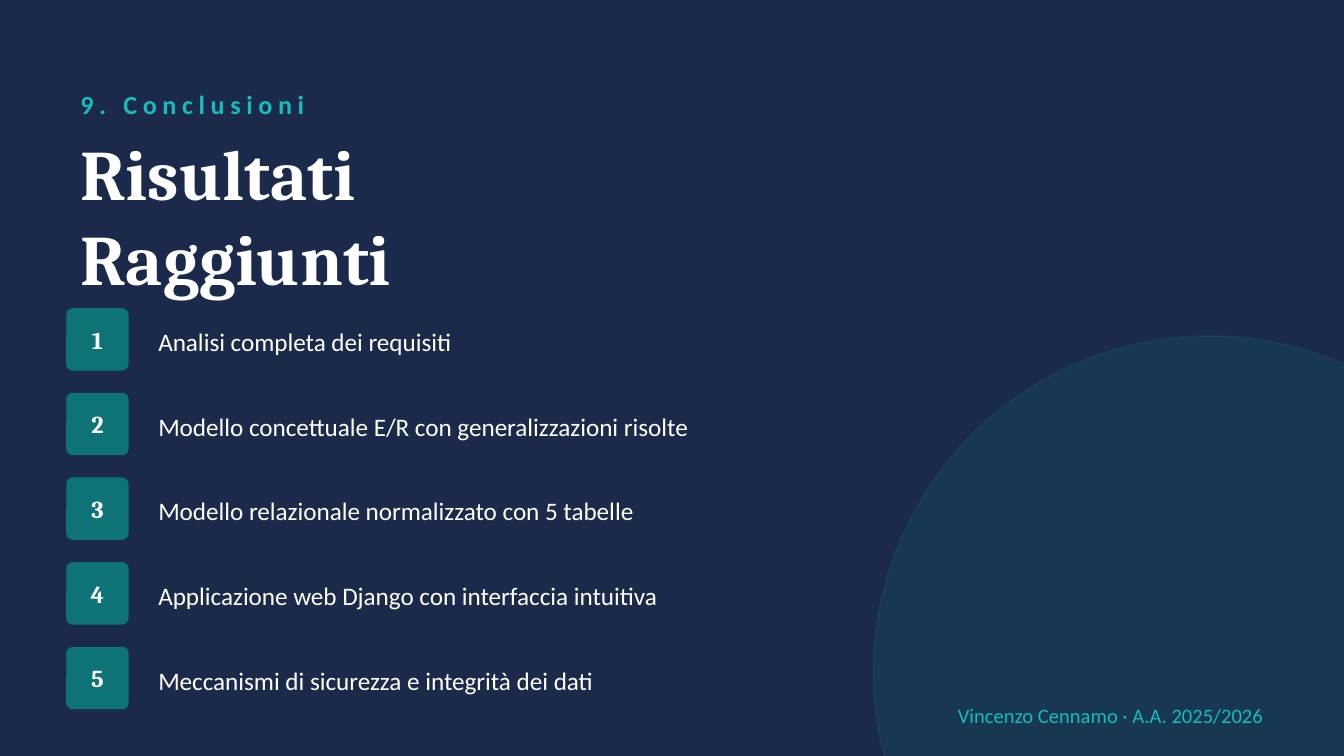
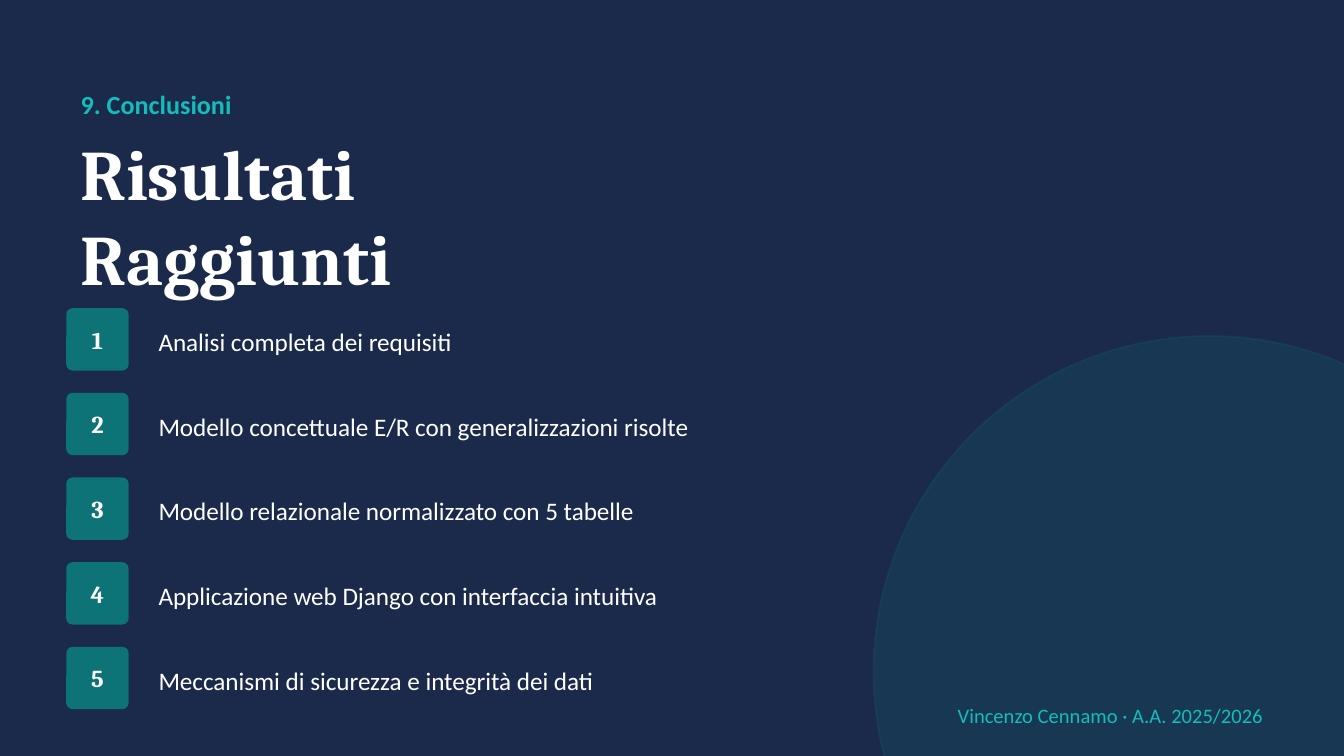
Before and after one commit to vincenzocennamo1/Progetto_Basi_dati_Noleggio, a slide deck: slide 14 of Noleggio_Veicoli_DB.pptx. Drawn at 1344x756 pixels with LibreOffice and Linux fonts; fonts in the diff are those of the drawing. Boxes give left, top, right and bottom in pixels: in the first picture for what was removed or moved away, otherwise in the second. Text is boxed around its words. In the diff, an @@ line names an element or a change of style, - is before the commit and + after.

```diff
--- a/Noleggio_Veicoli_DB.pptx
+++ b/Noleggio_Veicoli_DB.pptx
@@ text "9. Conclusioni" at <box>81,95,232,114</box>: letter spacing 3 to 0 pt @@
```
Also in this commit, not shown: 10 other slides changed.
